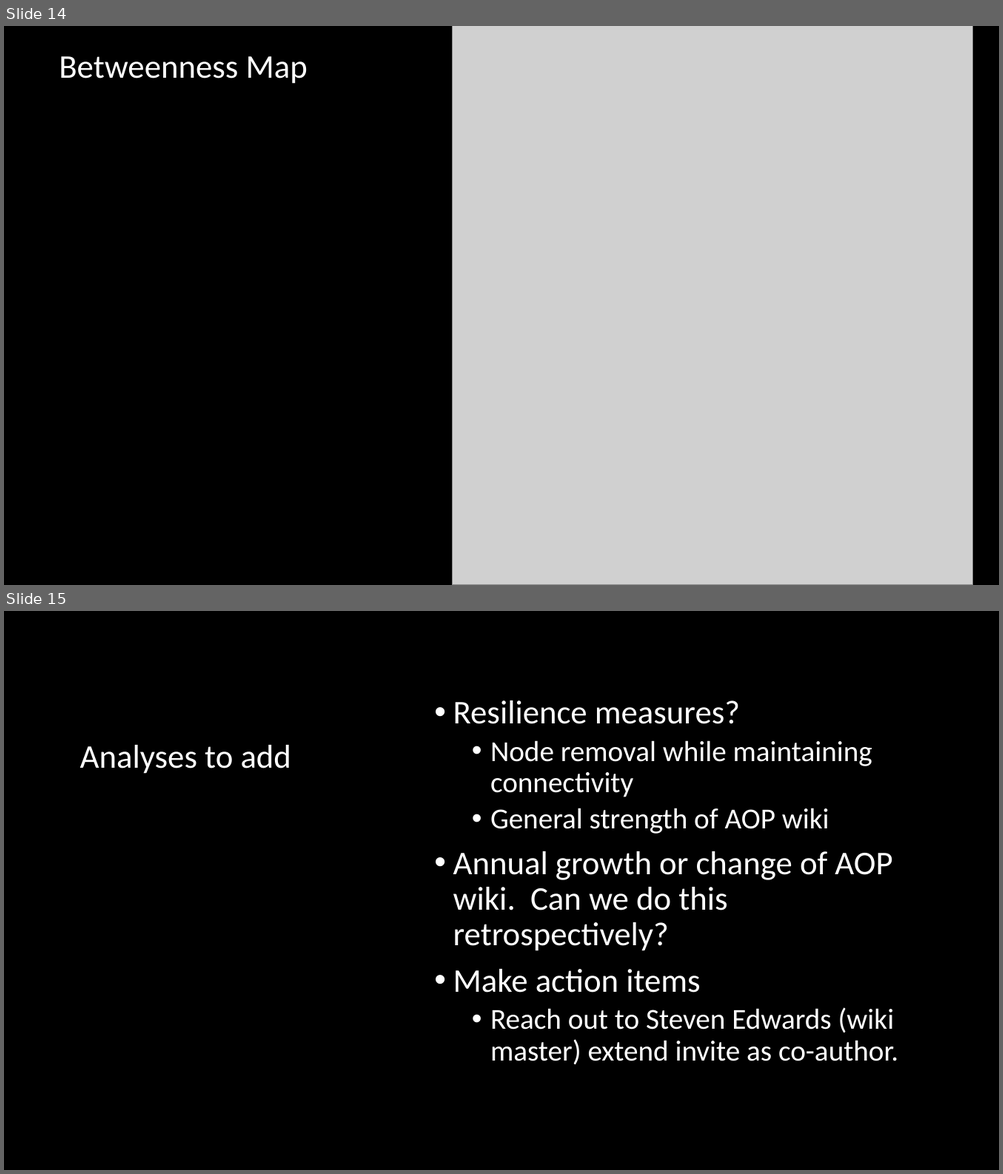
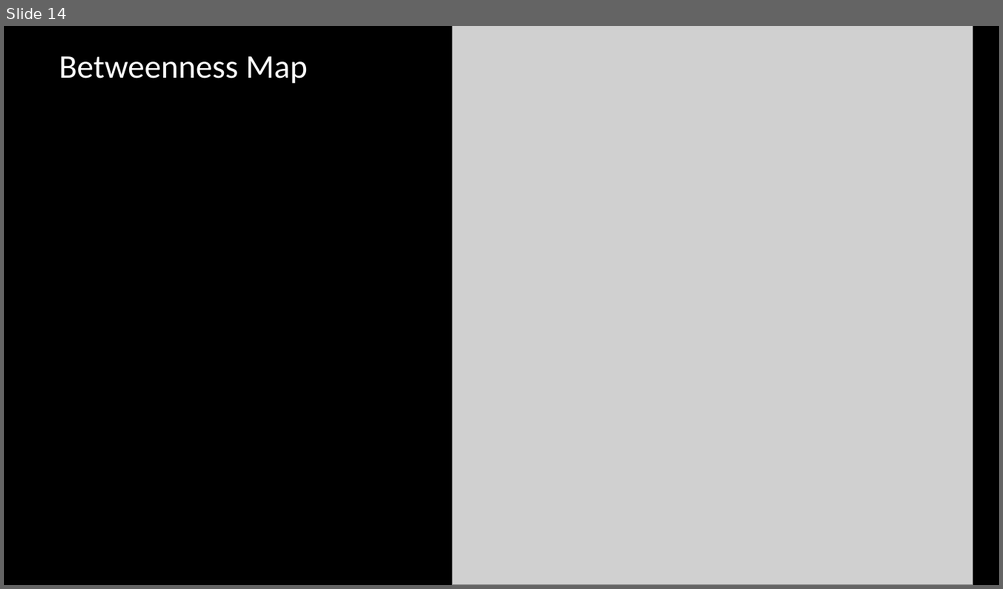
Before and after one commit to npollesch/AOPWiki, a slide deck: Presentations/AOPwiki_analysis.pptx. Shown one above the other, each under a label of ours: slides 14 and 15 before the commit, slide 14 after it. The pictures are 1003x1174 and 1003x589 pixels, drawn with LibreOffice and Linux fonts; fonts in the diff are those of the drawing; grey boxes stand for pictures. Boxes give left, top, right and bottom in pixels: in the first picture for what was removed or moved away, otherwise in the second. Text is boxed around its words. In the diff, an @@ line names an element or a change of style, - is before the commit and + after.

```diff
--- a/Presentations/AOPwiki_analysis.pptx
+++ b/Presentations/AOPwiki_analysis.pptx
@@ slide 15 removed at (x1=4, y1=611, x2=999, y2=1170), background #000000 @@
@@ text removed at (x1=453, y1=701, x2=898, y2=1065) @@
-• Resilience measures?
-  • Node removal while maintaining connectivity
-  • General strength of AOP wiki
-• Annual growth or change of AOP wiki. Can we do this retrospectively?
-• Make action items
-  • Reach out to Steven Edwards (wiki master) extend invite as co-author.
@@ title removed at (x1=80, y1=745, x2=292, y2=774) @@
-Analyses to add
```
Also in this commit, not shown: 2 slides changed, 4 other files.
